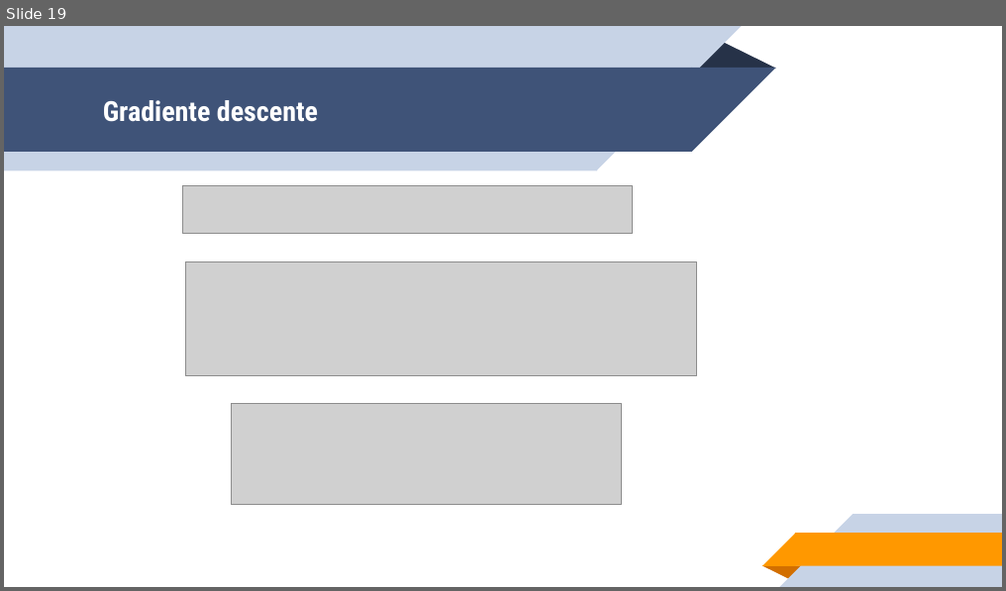
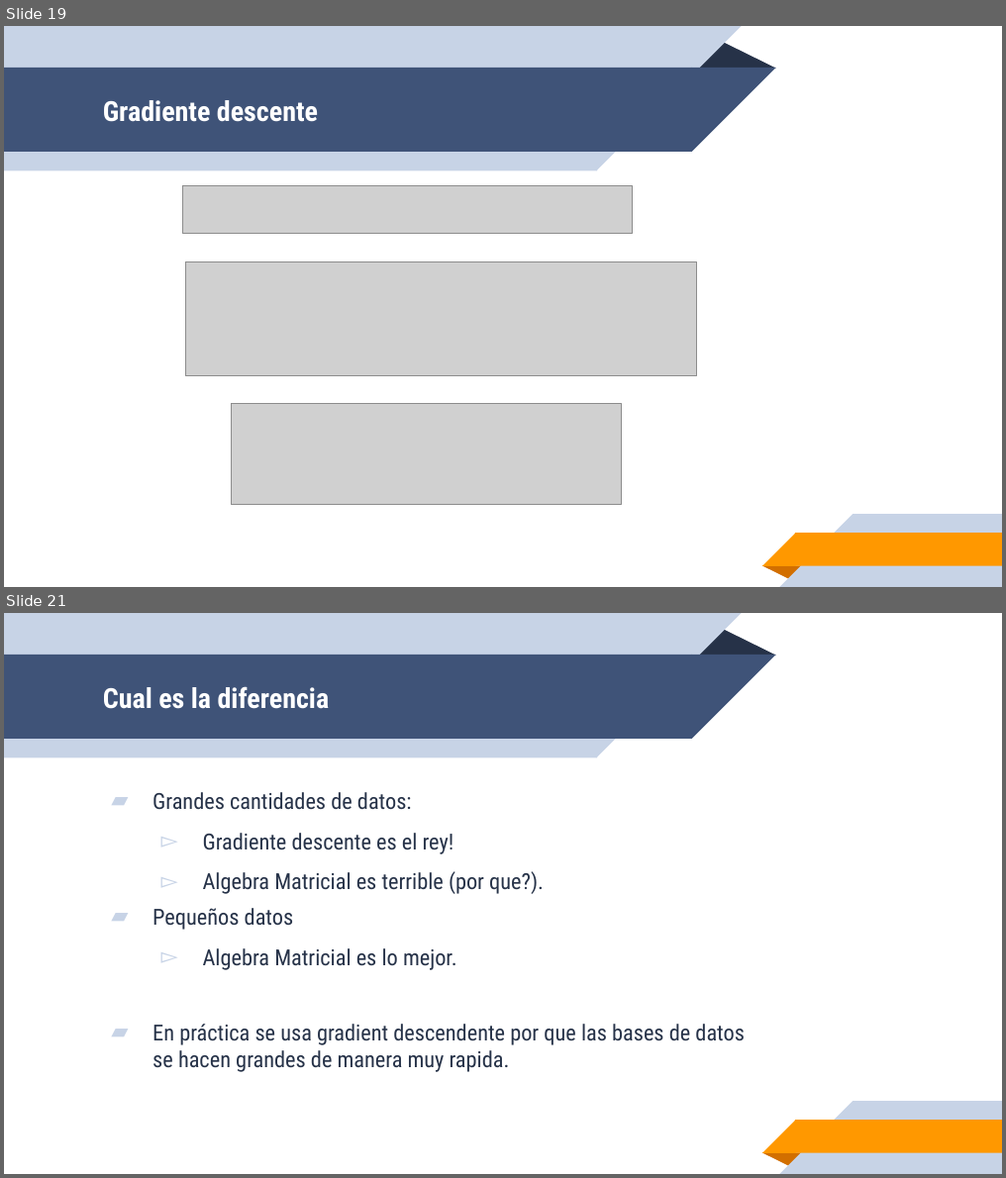
Before and after one commit to leonpalafox/aiclase, a slide deck: Slides/UPAI2019_15.pptx. Shown one above the other, each under a label of ours: slide 19 before the commit, slides 19 and 21 after it; the slides between them are not shown. The pictures are 1006x591 and 1006x1178 pixels, drawn with LibreOffice and Linux fonts; fonts in the diff are those of the drawing; grey boxes stand for pictures; background and template pictures are left out. Boxes give left, top, right and bottom in pixels: in the first picture for what was removed or moved away, otherwise in the second. Text is boxed around its words. In the diff, an @@ line names an element or a change of style, - is before the commit and + after.

Commit message:
sdf

```diff
--- a/Slides/UPAI2019_15.pptx
+++ b/Slides/UPAI2019_15.pptx
@@ slide 21 added at <box>4,613,1002,1174</box>, background #FFFFFF; not listed: 10 template elements that a slide beside it also shows @@
@@ title added at <box>103,686,330,709</box>, 20 pt, text #FFFFFF, bold @@
+Cual es la diferencia
@@ text added at <box>152,792,745,1072</box>, 16 pt, text #263248 @@
+▰ Grandes cantidades de datos:
+  ▻ Gradiente descente es el rey!
+  ▻ Algebra Matricial es terrible (por que?).
+▰ Pequeños datos
+  ▻ Algebra Matricial es lo mejor.
+▰ En práctica se usa gradient descendente por que las bases de datos se hacen grandes de manera muy rapida.
```
Also in this commit, not shown: 14 other slides added, 1 slide removed.
